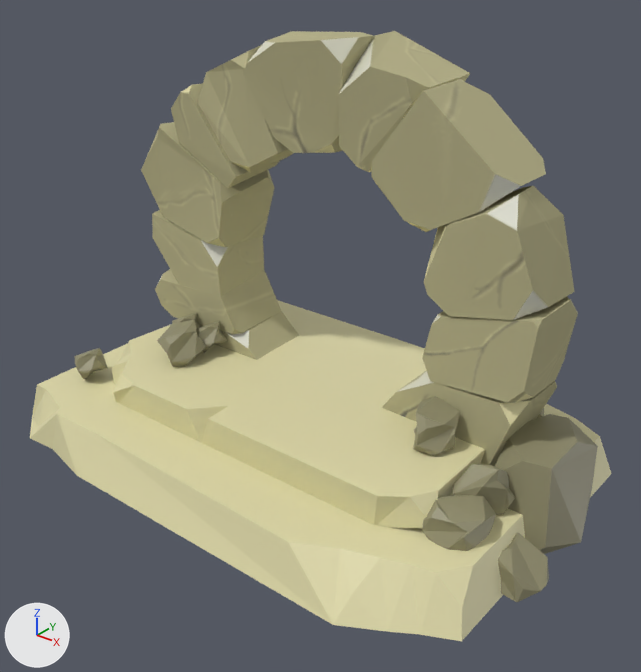
The Blender file Assets/Models/Blender/Portal/portal.blend, before and after one commit.
Camera for both pictures: a camera (50 mm lens) standing at (12.05, -15.09, 12.88) and looking at (0.13, -0.18, 3.64). The axes (+X, +Y, +Z) are drawn at lower left. The lights are the same throughout.

Objects in the first picture: 'portal'.
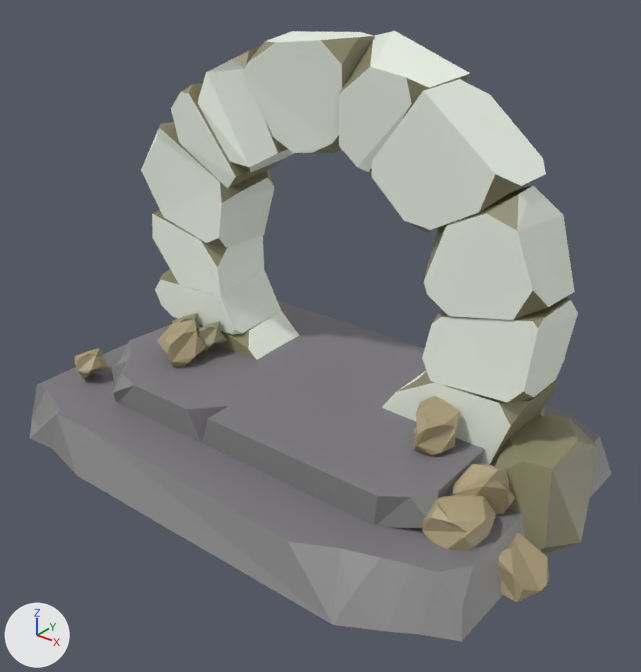
Pixel boxes (x1, y1, x2, y2) of what changed, in the pictures (641 x 672 px):
'portal', recoloured (beige to grey): (30, 31, 611, 641) in both
part 1 of me_плоскость_011, recoloured (beige to grey): (30, 342, 377, 625) in both
part 2 of me_плоскость_011, recoloured (beige to grey): (288, 437, 611, 641) in both
part 3 of me_плоскость_011, recoloured (yellow to beige): (413, 396, 549, 602) in both
part 4 of me_плоскость_011, recoloured (yellow to beige): (74, 348, 107, 379) in both
part 5 of me_плоскость_011, recoloured (yellow to beige): (157, 320, 206, 367) in both
part 6 of me_плоскость_011, recoloured: (152, 31, 570, 466) in both
part 7 of me_плоскость_011, recoloured (yellow to grey): (141, 31, 578, 465) in both

The change in detail:
Material 'steirs-portal' (mat_steirs_portal) changes colour from beige #e2dcac to grey #7d7a7f; in linear values from (0.761, 0.715, 0.411) to (0.205, 0.196, 0.214).
Material 'Material.003' (mat_material_003) is new.
Its base color is (0.912, 0.97, 0.856) (white #f5fcee).
Material 'Material.001' (mat_material_001) is new.
Its base color is (0.402, 0.333, 0.189) (beige #aa9c78).
Material 'Material.002' (mat_material_002) is new.
Its base color is (0.26, 0.26, 0.26) (grey #8b8b8b).
me_плоскость_011 has 535 vertices, 318 faces and spans x -7.74..6.76, y -4.47..4.93, z -0.15..10.37.
me_плоскость_011 is used by ob_portal; location (0.0, 0.0, 0.0).
me_плоскость_011 part 1: 15 of the faces centred in x -7.52..1.0, y -4.22..0.43, z 0.46..1.79 switch from mat_steirs_portal (beige #e2dcac) to mat_material_002 (grey #8b8b8b).
me_плоскость_011 part 2: 9 of the faces centred in x 3.69..5.93, y -4.02..-0.17, z 0.56..1.74 switch from mat_steirs_portal (beige #e2dcac) to mat_material_002 (grey #8b8b8b).
me_плоскость_011 part 3: 52 of the faces centred in x 2.78..6.65, y -2.17..0.42, z -0.14..2.73 switch from mat_stoun_portal (yellow #908d6e) to mat_material_001 (beige #aa9c78).
me_плоскость_011 part 4: 13 of the faces centred in x -6.63..-6.05, y -2.48..-1.69, z 1.11..1.88 switch from mat_stoun_portal (yellow #908d6e) to mat_material_001 (beige #aa9c78).
me_плоскость_011 part 5: 13 of the faces centred in x -4.63..-3.55, y -1.4..-0.18, z 1.69..2.72 switch from mat_stoun_portal (yellow #908d6e) to mat_material_001 (beige #aa9c78).
me_плоскость_011 part 6: 86 of the faces centred in x -6.32..5.3, y 0.26..2.2, z 1.35..10.18 switch from mat_portal (picture img_portal) to mat_stoun_portal (yellow #908d6e).
me_плоскость_011 part 7: 44 of the faces centred in x -6.25..5.28, y 0.24..2.22, z 1.87..10.22 switch from mat_portal (picture img_portal) to mat_material_003 (white #f5fcee).
